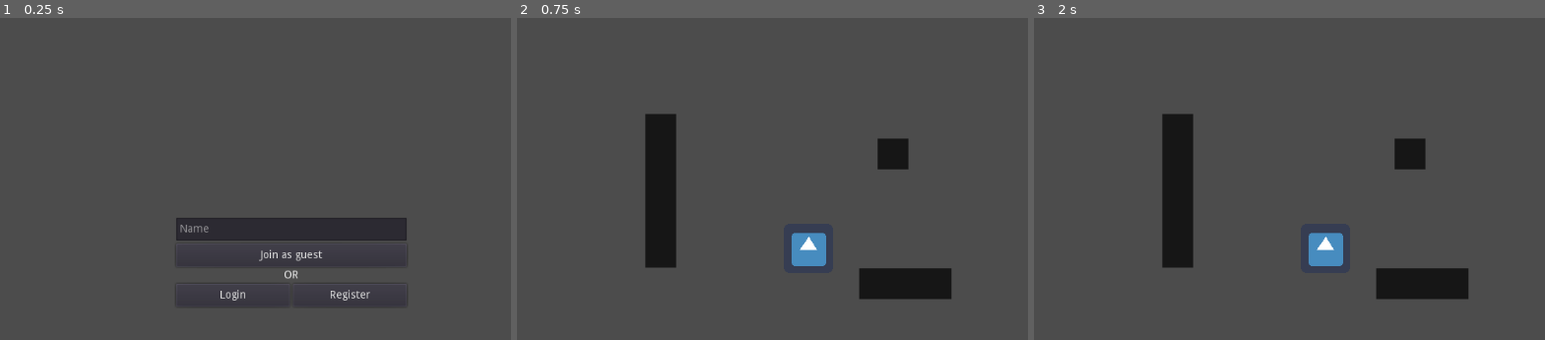
Above: before the commit, frames 1-3 (left to right).
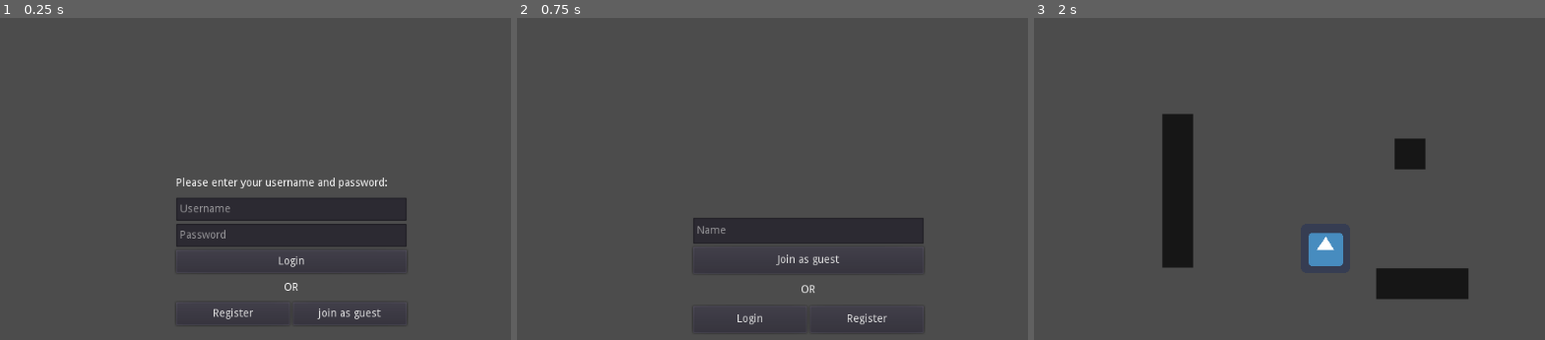
Above: after the commit, the same moments.

Repository: MinisX/Collaboration-Space
Game: Godot game, scene res://LoginScreen.tscn
Same seed, same stepped clock (60 frames per second), same inputs: the game is played once before the commit and once after it. Before the commit the project starts from res://EnteringScene.tscn. The engine's default icon, where the game draws it, is replaced by a stand-in: a white triangle on a blue panel in a dark square.
Inputs (mouse positions are in pixels of both pictures, inside the frame that each line leads up to):
- Up to frame 1 (0.25 s): no input
- Up to frame 2 (0.75 s): click "Join as guest" (after the commit: "join as guest") at 0.5 s
- Up to frame 3 (2 s): click (1325, 259) at 1.25 s, where only the run after the commit has a clickable "Join as guest"

The runs differ from the first frame. In frame 1, 5.1% of the frame differs, in the area x 34-80%, y 49-94%; in frame 2, 9.6%, in the area x 25-85%, y 29-96%; in frame 3, nothing differs.

Commit message:
Created new Login screen scene

Diff:
--- a/Main Project/EnteringScene.gd
+++ b/Main Project/EnteringScene.gd
@@ -1,20 +1,26 @@
 extends Control
 
-
+# instantiate Member variables
 onready var join_button: Button = $VBoxContainer/JoinButton
+onready var LoginButton: Button = $VBoxContainer/HBoxContainer/LoginButton
+onready var RegisterButton: Button = $VBoxContainer/HBoxContainer/RegisterButton
 onready var participant_name_input: LineEdit = $VBoxContainer/ParticipantName
 
 func _ready() -> void:
+	# Connect buttons to suitable callbacks
 	join_button.connect("pressed", self, "_on_join_pressed")
+	LoginButton.connect("pressed", self, "_on_LoginButton_pressed")
+	RegisterButton.connect("pressed", self, "_on_RegisterButton_pressed")
 
+# Called when join button is pressed
 func _on_join_pressed() -> void:
 	Meeting.participant_name = participant_name_input.text
 	get_tree().change_scene("res://MeetingSpace.tscn")
 
+# Called when login button is pressed
 func _on_LoginButton_pressed():
-#	get_tree().change_scene("res://LoginScreen.tscn") // TODO
-	pass
+	get_tree().change_scene("res://LoginScreen.tscn")
 
+# Called when register button is pressed
 func _on_RegisterButton_pressed():
-#	get_tree().change_scene("res://RegisterScreen.tscn") // TODO
-	pass # Replace with function body.
+	get_tree().change_scene("res://RegisterScreen.tscn")
--- a/Main Project/EnteringScene.tscn
+++ b/Main Project/EnteringScene.tscn
@@ -15,40 +15,42 @@
 margin_left = -150.0
 margin_top = -40.0
 margin_right = 150.0
-margin_bottom = 76.0
+margin_bottom = 110.0
 size_flags_horizontal = 3
 
 [node name="ParticipantName" type="LineEdit" parent="VBoxContainer"]
 margin_right = 300.0
-margin_bottom = 30.0
+margin_bottom = 34.0
 size_flags_vertical = 3
 placeholder_text = "Name"
 
 [node name="JoinButton" type="Button" parent="VBoxContainer"]
-margin_top = 34.0
+margin_top = 38.0
 margin_right = 300.0
-margin_bottom = 64.0
+margin_bottom = 73.0
 size_flags_vertical = 3
 text = "Join as guest"
 
-[node name="Label" type="Label" parent="VBoxContainer"]
-margin_top = 68.0
+[node name="OrLabel" type="Label" parent="VBoxContainer"]
+margin_top = 77.0
 margin_right = 300.0
-margin_bottom = 82.0
-size_flags_vertical = 1
+margin_bottom = 111.0
+size_flags_horizontal = 3
+size_flags_vertical = 3
 text = "OR"
 align = 1
+valign = 1
 
 [node name="HBoxContainer" type="HBoxContainer" parent="VBoxContainer"]
-margin_top = 86.0
+margin_top = 115.0
 margin_right = 300.0
-margin_bottom = 116.0
+margin_bottom = 150.0
 size_flags_horizontal = 3
 size_flags_vertical = 3
 
 [node name="LoginButton" type="Button" parent="VBoxContainer/HBoxContainer"]
 margin_right = 148.0
-margin_bottom = 30.0
+margin_bottom = 35.0
 grow_horizontal = 0
 grow_vertical = 2
 size_flags_horizontal = 3
@@ -58,11 +60,8 @@
 [node name="RegisterButton" type="Button" parent="VBoxContainer/HBoxContainer"]
 margin_left = 152.0
 margin_right = 300.0
-margin_bottom = 30.0
+margin_bottom = 35.0
 grow_vertical = 2
 size_flags_horizontal = 3
 size_flags_vertical = 3
 text = "Register"
-
-[connection signal="pressed" from="VBoxContainer/HBoxContainer/LoginButton" to="." method="_on_LoginButton_pressed"]
-[connection signal="pressed" from="VBoxContainer/HBoxContainer/RegisterButton" to="." method="_on_RegisterButton_pressed"]
--- /dev/null
+++ b/Main Project/LoginScreen.gd
@@ -0,0 +1,29 @@
+extends Control
+
+
+# instantiate Member variables
+onready var Username: LineEdit = $MarginContainer/VBoxContainer/UsernameEdit
+onready var Password: LineEdit = $MarginContainer/VBoxContainer/PasswordEdit
+onready var LoginButton: Button = $MarginContainer/VBoxContainer/LoginButton
+onready var RegisterButton: Button = $MarginContainer/VBoxContainer/HBoxContainer/RegisterButton
+onready var JoinButton: Button = $MarginContainer/VBoxContainer/HBoxContainer/JoinButton
+
+func _ready() -> void:
+	# Connect buttons to suitable callbacks
+	JoinButton.connect("pressed", self, "_on_join_pressed")
+	LoginButton.connect("pressed", self, "_on_LoginButton_pressed")
+	RegisterButton.connect("pressed", self, "_on_RegisterButton_pressed")
+
+# Called when login button is pressed
+func _on_LoginButton_pressed():
+	Meeting.participant_name = Username.text
+	get_tree().change_scene("res://MeetingSpace.tscn")
+
+# Called when register button is pressed
+func _on_RegisterButton_pressed():
+	get_tree().change_scene("res://RegisterScreen.tscn")
+
+# Called when join button is pressed
+func _on_join_pressed() -> void:
+	Meeting.participant_name = Username.text
+	get_tree().change_scene("res://EnteringScene.tscn")
--- /dev/null
+++ b/Main Project/LoginScreen.tscn
@@ -0,0 +1,89 @@
+[gd_scene load_steps=2 format=2]
+
+[ext_resource path="res://LoginScreen.gd" type="Script" id=1]
+
+[node name="Control" type="Control"]
+anchor_right = 1.0
+anchor_bottom = 1.0
+script = ExtResource( 1 )
+
+[node name="MarginContainer" type="MarginContainer" parent="."]
+anchor_left = 0.5
+anchor_top = 0.5
+anchor_right = 0.5
+anchor_bottom = 0.5
+margin_left = -150.0
+margin_top = -100.0
+margin_right = 150.0
+margin_bottom = 100.0
+
+[node name="VBoxContainer" type="VBoxContainer" parent="MarginContainer"]
+margin_right = 300.0
+margin_bottom = 200.0
+size_flags_horizontal = 3
+size_flags_vertical = 3
+
+[node name="EnterUsernameLabel" type="Label" parent="MarginContainer/VBoxContainer"]
+margin_top = 8.0
+margin_right = 300.0
+margin_bottom = 22.0
+size_flags_horizontal = 3
+size_flags_vertical = 6
+text = "Please enter your username and password:"
+
+[node name="UsernameEdit" type="LineEdit" parent="MarginContainer/VBoxContainer"]
+margin_top = 34.0
+margin_right = 300.0
+margin_bottom = 64.0
+size_flags_horizontal = 3
+size_flags_vertical = 3
+placeholder_text = "Username"
+
+[node name="PasswordEdit" type="LineEdit" parent="MarginContainer/VBoxContainer"]
+margin_top = 68.0
+margin_right = 300.0
+margin_bottom = 98.0
+size_flags_horizontal = 3
+size_flags_vertical = 3
+secret = true
+placeholder_text = "Password"
+
+[node name="LoginButton" type="Button" parent="MarginContainer/VBoxContainer"]
+margin_top = 102.0
+margin_right = 300.0
+margin_bottom = 132.0
+size_flags_horizontal = 3
+size_flags_vertical = 3
+text = "Login"
+
+[node name="OrLabel" type="Label" parent="MarginContainer/VBoxContainer"]
+margin_top = 136.0
+margin_right = 300.0
+margin_bottom = 166.0
+size_flags_horizontal = 3
+size_flags_vertical = 3
+text = "OR"
+align = 1
+valign = 1
+
+[node name="HBoxContainer" type="HBoxContainer" parent="MarginContainer/VBoxContainer"]
+margin_top = 170.0
+margin_right = 300.0
+margin_bottom = 200.0
+size_flags_horizontal = 3
+size_flags_vertical = 3
+
+[node name="RegisterButton" type="Button" parent="MarginContainer/VBoxContainer/HBoxContainer"]
+margin_right = 148.0
+margin_bottom = 30.0
+size_flags_horizontal = 3
+size_flags_vertical = 3
+text = "Register"
+
+[node name="JoinButton" type="Button" parent="MarginContainer/VBoxContainer/HBoxContainer"]
+margin_left = 152.0
+margin_right = 300.0
+margin_bottom = 30.0
+size_flags_horizontal = 3
+size_flags_vertical = 3
+text = "join as guest"
--- a/Main Project/project.godot
+++ b/Main Project/project.godot
@@ -11,7 +11,7 @@
 [application]
 
 config/name="simple-base"
-run/main_scene="res://EnteringScene.tscn"
+run/main_scene="res://LoginScreen.tscn"
 config/icon="res://icon.png"
 
 [autoload]
